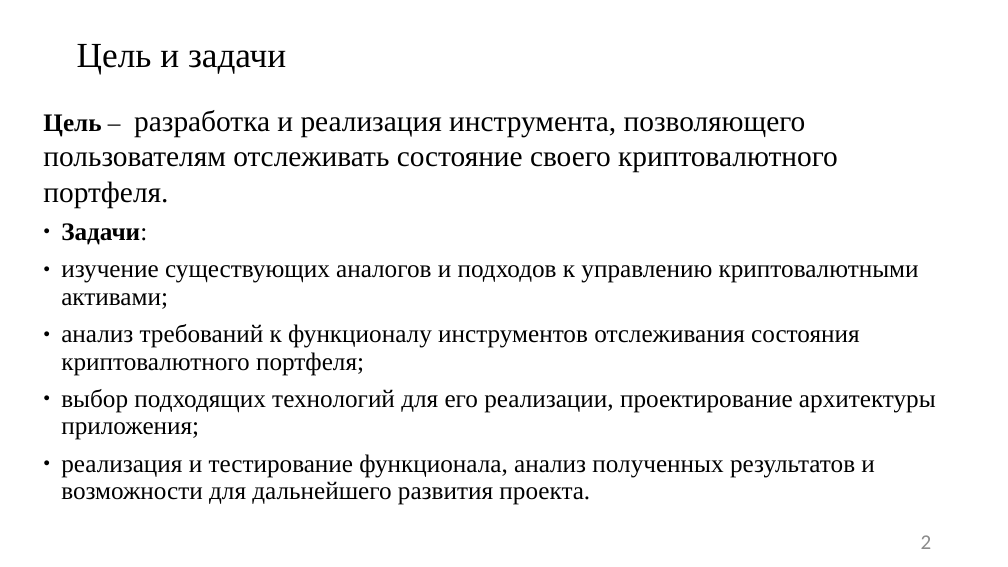
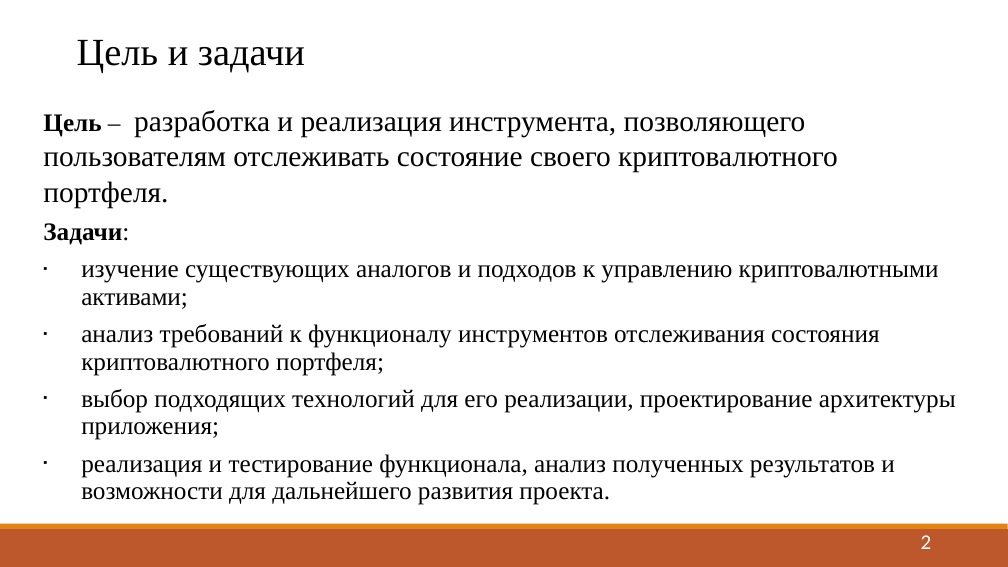
Before and after one commit to Toxich2012/kursovoi, a slide deck: slide 2 of presentvkr.pptx. Drawn at 1008x567 pixels with LibreOffice and Linux fonts; fonts in the diff are those of the drawing. Boxes give left, top, right and bottom in pixels: in the first picture for what was removed or moved away, otherwise in the second. Text is boxed around its words. In the diff, an @@ line names an element or a change of style, - is before the commit and + after.

```diff
--- a/presentvkr.pptx
+++ b/presentvkr.pptx
@@ text "Цель и задачи" at bbox=[77, 40, 305, 74]: size 33.6 to 36.6 pt; line spacing 0.9 to 0.7 @@
@@ text at bbox=[43, 223, 956, 505]: bullet ● to none; bullet ● to ▪ @@
@@ rectangle added at bbox=[0, 529, 1008, 567], fill #BD582C @@
@@ rectangle added at bbox=[0, 524, 1008, 529], fill #E48312 @@
@@ page number at bbox=[921, 535, 932, 549]: text colour #8B8B8B to #FFFFFF @@
```
Also in this commit, not shown: 6 other slides changed, 1 slide added, 3 slides removed, 1 other file.
